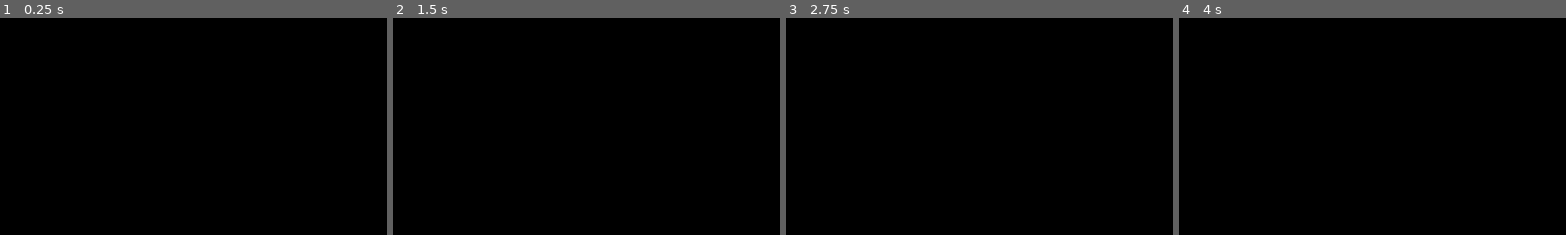
Above: before the commit, frames 1-4 (left to right).
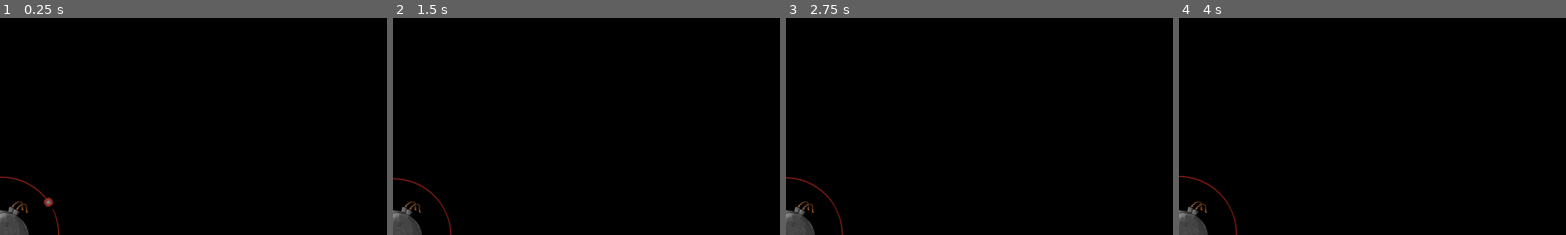
Above: after the commit, the same moments.

Repository: ricargoes/super-platypus-drifter
Game: Godot game, scene res://planets/BombPlanet.tscn
Two runs of this game, one before a commit and one after it. Both use one fixed random seed, a clock stepped at 60 frames per second and the inputs below. This scene is started directly instead of the project's main scene.
Inputs (mouse positions are % of the whole screen's width and height, from its top left):
- Up to frame 1 (0.25 s): no input
- Up to frame 2 (1.5 s): tap Enter (ui_accept) at 0.5, 0.77, 1.25 s; move the mouse to (72, 45) at 0.52 s; hold Right (ship_turn_right) 0.53-1.28 s; hold Space (ship_boost) 0.53-1.28 s; move the mouse to (30, 55) at 1.27 s; hold Left (ship_turn_left) from 1.28 s (still down); tap Space (ship_boost) at 1.35 s
- Up to frame 3 (2.75 s): tap Enter (ui_accept) at 1.52, 2 s; move the mouse to (60, 28) at 2.02 s; release Left (ship_turn_left) at 2.03 s; hold Right (ship_turn_right) from 2.03 s (still down); hold Space (ship_boost) from 2.03 s (still down)
- Up to frame 4 (4 s): tap Enter (ui_accept) at 2.75, 3.02, 3.77 s; move the mouse to (45, 70) at 2.77 s; release Space (ship_boost) at 2.78 s; tap Space (ship_boost) at 2.85 s; move the mouse to (80, 65) at 3.52 s; release Right (ship_turn_right) at 3.53 s; hold Left (ship_turn_left) from 3.53 s (still down); hold Space (ship_boost) from 3.53 s (still down)
The pictures show only the part of the screen within x 0-50%, y 50-100%; the shares and areas given below are measured in that part.

The runs differ from the first frame. In frame 1, 1.0% of the frame differs, in the area x 0-16%, y 72-100%; in frame 2, 1.0%; in frame 3, 1.0%; in frame 4, 1.0%.

Commit message:
Ghost (wip rotation)

Diff:
--- a/actors/Asteroid.tscn
+++ b/actors/Asteroid.tscn
@@ -18,6 +18,7 @@
 [ext_resource path="res://actors/Asteroids_Explosion/Asteroid2explosion/explosion1.png" type="Texture" id=16]
 [ext_resource path="res://actors/Asteroids_Explosion/Asteroid4explosion/explosion2.png" type="Texture" id=17]
 [ext_resource path="res://actors/Wrapper.gd" type="Script" id=18]
+[ext_resource path="res://common/Ghost.gd" type="Script" id=19]
 
 [sub_resource type="CapsuleShape2D" id=1]
 
@@ -87,6 +88,9 @@
 frames = SubResource( 5 )
 speed_scale = 2.0
 
+[node name="Ghost" type="Node" parent="CollisionShape2D1"]
+script = ExtResource( 19 )
+
 [node name="CollisionShape2D2" type="CollisionShape2D" parent="."]
 shape = SubResource( 2 )
 
@@ -98,6 +102,8 @@
 frames = SubResource( 6 )
 speed_scale = 2.0
 
+[node name="Ghost" type="Node" parent="CollisionShape2D2"]
+script = ExtResource( 19 )
 [node name="CollisionShape2D3" type="CollisionShape2D" parent="."]
 shape = SubResource( 3 )
 
@@ -110,6 +116,8 @@
 frames = SubResource( 7 )
 speed_scale = 2.0
 
+[node name="Ghost" type="Node" parent="CollisionShape2D3"]
+script = ExtResource( 19 )
 [node name="CollisionShape2D4" type="CollisionShape2D" parent="."]
 shape = SubResource( 4 )
 
@@ -122,6 +130,9 @@
 frames = SubResource( 8 )
 speed_scale = 2.0
 
+[node name="Ghost" type="Node" parent="CollisionShape2D4"]
+script = ExtResource( 19 )
+
 [node name="Wrapper" type="Node" parent="."]
 script = ExtResource( 18 )
 [connection signal="body_entered" from="." to="." method="_on_Asteroid_body_entered"]
--- a/actors/BlackHole.tscn
+++ b/actors/BlackHole.tscn
@@ -8,6 +8,7 @@
 [ext_resource path="res://actors/black_hole/black_hole_07.png.png" type="Texture" id=6]
 [ext_resource path="res://actors/black_hole/black_hole_04.png.png" type="Texture" id=7]
 [ext_resource path="res://actors/BlackHole.gd" type="Script" id=8]
+[ext_resource path="res://common/Ghost.gd" type="Script" id=9]
 
 [sub_resource type="SpriteFrames" id=1]
 animations = [ {
@@ -38,5 +39,9 @@
 [node name="CollisionShape2D" type="CollisionShape2D" parent="StaticBody2D"]
 scale = Vector2( 3, 3 )
 shape = SubResource( 3 )
+
+[node name="Ghost" type="Node" parent="."]
+script = ExtResource( 9 )
+sprite_name = "AnimatedSprite"
 [connection signal="body_entered" from="." to="." method="_on_BlackHole_body_entered"]
 [connection signal="body_exited" from="." to="." method="_on_BlackHole_body_exited"]
--- a/actors/Ship.tscn
+++ b/actors/Ship.tscn
@@ -15,6 +15,7 @@
 [ext_resource path="res://interface/dialogue_cloud.png" type="Texture" id=13]
 [ext_resource path="res://interface/theme.tres" type="Theme" id=14]
 [ext_resource path="res://actors/Wrapper.gd" type="Script" id=15]
+[ext_resource path="res://common/Ghost.gd" type="Script" id=16]
 
 [sub_resource type="CapsuleShape2D" id=1]
 radius = 8.375
@@ -128,4 +129,7 @@
 
 [node name="Wrapper" type="Node" parent="."]
 script = ExtResource( 15 )
+
+[node name="Ghost" type="Node" parent="."]
+script = ExtResource( 16 )
 [connection signal="timeout" from="Bubble/Timer" to="." method="_on_Timer_timeout"]
--- /dev/null
+++ b/common/Ghost.gd
@@ -0,0 +1,41 @@
+extends Node
+
+
+export(String) var sprite_name = 'Sprite'
+onready var sprite = get_node('../' + sprite_name)
+var top_ghost = null
+var bottom_ghost = null
+
+func _ready():
+	if sprite is Sprite or sprite is AnimatedSprite:
+		top_ghost = sprite.duplicate()
+		sprite.add_child(top_ghost)
+		bottom_ghost = sprite.duplicate()
+		sprite.add_child(bottom_ghost)
+	set_physics_process(true)
+
+func _physics_process(_delta):
+	if sprite is Sprite or sprite is AnimatedSprite:
+		if sprite is Sprite:
+			if top_ghost.texture != sprite.texture:
+				top_ghost.texture = sprite.texture
+		top_ghost.flip_h = sprite.flip_h
+		top_ghost.flip_v = sprite.flip_v
+		top_ghost.set_rotation(sprite.get_rotation())
+		top_ghost.set_global_position(Vector2(
+			sprite.global_position.x,
+			sprite.global_position.y - SPD.LEVEL_HEIGHT
+		))
+		if sprite is Sprite:
+			if bottom_ghost.texture != sprite.texture:
+				bottom_ghost.texture = sprite.texture
+		top_ghost.flip_h = sprite.flip_h
+		top_ghost.flip_v = sprite.flip_v
+		bottom_ghost.set_rotation(sprite.get_rotation())
+		bottom_ghost.set_global_position(Vector2(
+			sprite.global_position.x,
+			sprite.global_position.y + SPD.LEVEL_HEIGHT
+		))
+		if sprite is AnimatedSprite:
+			top_ghost.frame = sprite.frame
+			bottom_ghost.frame = sprite.frame
--- a/planets/BombPlanet.tscn
+++ b/planets/BombPlanet.tscn
@@ -25,6 +25,7 @@
 [ext_resource path="res://planets/Planet 4/planet14.png" type="Texture" id=23]
 [ext_resource path="res://planets/Planet 4/planet15.png" type="Texture" id=24]
 [ext_resource path="res://planets/Planet 4/Planet4_off.png" type="Texture" id=25]
+[ext_resource path="res://common/Ghost.gd" type="Script" id=26]
 
 [sub_resource type="SpriteFrames" id=1]
 animations = [ {
@@ -69,6 +70,10 @@
 
 [node name="Orbit" parent="." index="4"]
 visible = false
+
+[node name="Ghost" type="Node" parent="." index="6"]
+script = ExtResource( 26 )
+sprite_name = "BombAnim"
 [connection signal="animation_finished" from="BombAnim" to="." method="_on_BombAnim_animation_finished"]
 [connection signal="animation_finished" from="ExplosionAnim" to="." method="_on_ExplosionAnim_animation_finished"]
 [connection signal="body_entered" from="Orbit" to="." method="_on_Orbit_body_entered"]
--- a/planets/LightningPlanet.tscn
+++ b/planets/LightningPlanet.tscn
@@ -37,3 +37,6 @@
 frames = SubResource( 2 )
 frame = 7
 playing = true
+
+[node name="Ghost" parent="." index="5"]
+sprite_name = "LightingAnim"
--- a/planets/Planet.tscn
+++ b/planets/Planet.tscn
@@ -1,8 +1,9 @@
-[gd_scene load_steps=6 format=2]
+[gd_scene load_steps=7 format=2]
 
 [ext_resource path="res://planets/planet1.png" type="Texture" id=1]
 [ext_resource path="res://planets/StablePlanet.gd" type="Script" id=2]
 [ext_resource path="res://planets/orbital_ring.png" type="Texture" id=3]
+[ext_resource path="res://common/Ghost.gd" type="Script" id=4]
 
 [sub_resource type="CircleShape2D" id=1]
 radius = 109.5
@@ -31,4 +32,11 @@
 [node name="OrbitalRing" type="Sprite" parent="."]
 self_modulate = Color( 1, 1, 1, 0.309804 )
 texture = ExtResource( 3 )
+
+[node name="Ghost" type="Node" parent="."]
+script = ExtResource( 4 )
+
+[node name="Ghost2" type="Node" parent="."]
+script = ExtResource( 4 )
+sprite_name = "OrbitalRing"
 [connection signal="body_exited" from="Orbit" to="." method="_on_Orbit_body_exited"]
--- a/powerups/DarkEnergy.tscn
+++ b/powerups/DarkEnergy.tscn
@@ -7,6 +7,7 @@
 [ext_resource path="res://powerups/Fuel Boost/Fuel Boost4.png" type="Texture" id=5]
 [ext_resource path="res://powerups/Fuel Boost/Fuel Boost3.png" type="Texture" id=6]
 [ext_resource path="res://powerups/DarkEnergy.gd" type="Script" id=7]
+[ext_resource path="res://common/Ghost.gd" type="Script" id=8]
 
 [sub_resource type="SpriteFrames" id=1]
 animations = [ {
@@ -29,4 +30,8 @@
 [node name="CollisionShape2D" type="CollisionShape2D" parent="."]
 position = Vector2( 0, -1 )
 shape = SubResource( 2 )
+
+[node name="Ghost" type="Node" parent="."]
+script = ExtResource( 8 )
+sprite_name = "AnimatedSprite"
 [connection signal="body_entered" from="." to="." method="_on_DarkEnergy_body_entered"]
--- a/powerups/FuelCan.tscn
+++ b/powerups/FuelCan.tscn
@@ -1,7 +1,8 @@
-[gd_scene load_steps=4 format=2]
+[gd_scene load_steps=5 format=2]
 
 [ext_resource path="res://powerups/fuel.png" type="Texture" id=1]
 [ext_resource path="res://powerups/FuelCan.gd" type="Script" id=2]
+[ext_resource path="res://common/Ghost.gd" type="Script" id=3]
 
 [sub_resource type="CircleShape2D" id=1]
 radius = 8.72609
@@ -16,4 +17,7 @@
 [node name="CollisionShape2D" type="CollisionShape2D" parent="."]
 position = Vector2( 0, 1 )
 shape = SubResource( 1 )
+
+[node name="Ghost" type="Node" parent="."]
+script = ExtResource( 3 )
 [connection signal="body_entered" from="." to="." method="_on_FuelCan_body_entered"]
Not shown: 1 places in actors/Asteroid.tscn that only renumber resources
Not shown: 1 places in actors/BlackHole.tscn that only renumber resources
Not shown: 1 places in actors/Ship.tscn that only renumber resources
Not shown: 1 places in planets/BombPlanet.tscn that only renumber resources
Not shown: 1 places in powerups/DarkEnergy.tscn that only renumber resources
